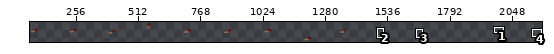
Two states of a sprite sheet, Assets/back_arm.png. Above, an overview of the earlier version with the close-up marked.
Close-up. Before:
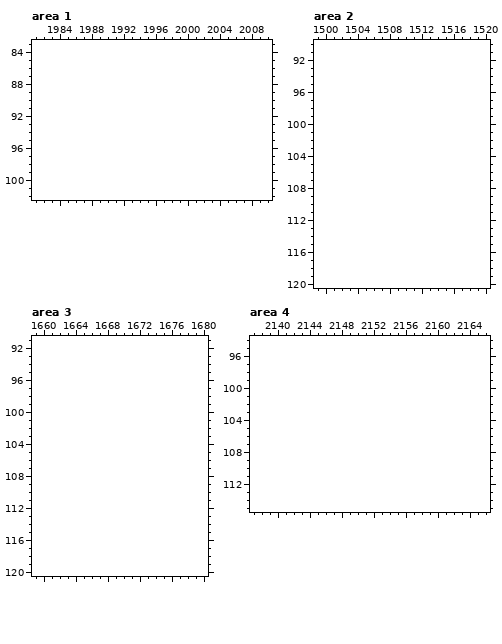
The file is 1440x180 pixels. Shown: area 1: x 1981..2010, y 83..102; area 2: x 1499..1520, y 90..120; area 3: x 1659..1680, y 91..120; area 4: x 2137..2166, y 94..115. The old version is drawn lined up with the new one, on the new canvas. The wide view leaves out empty margins. The commit also changed other parts of the picture, which this record leaves out.
New version:
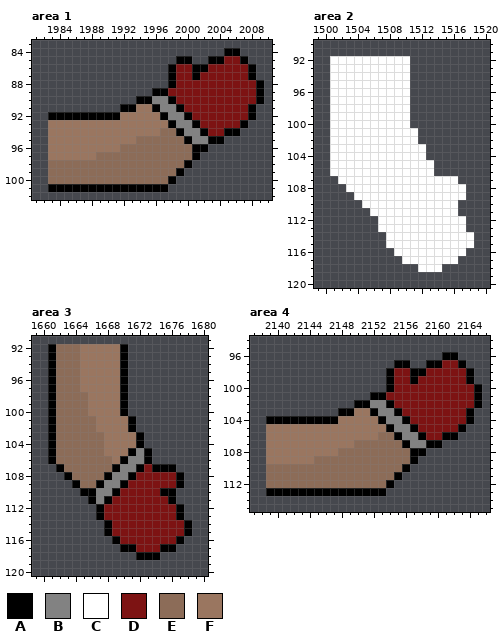
Palette (. is transparent): A #000000  B #828282  C #ffffff  D #7d1313  E #8c6c58  F #9a7660
The exact change:
canvas 1440x180 -> 2240x180
Changed rows in their new state; - is an unchanged pixel.
Area 1:
first column x 1983:
 84 ----------------------AA---
 85 ----------------AA--AADDA--
 86 ---------------ADDAADDDDDA-
 87 ---------------ADDADDDDDDA-
 88 ---------------ADDDDDDDDDDA
 89 -------------AADDDDDDDDDDDA
 90 -----------AABBADDDDDDDDDDA
 91 ---------AAFFABBADDDDDDDDA-
 92 AAAAAAAAAFFFFFABBADDDDDDDA-
 93 FFFFFFFFFFFFFFFABBADDDDDA--
 94 FFFFFFFFFFFFFFEEABBADDAA---
 95 FFFFFFFFFFFEEEEEEABBAA-----
 96 FFFFFFFFFEEEEEEEEEAA-------
 97 FFFFFFEEEEEEEEEEEEA--------
 98 EEEEEEEEEEEEEEEEEA---------
 99 EEEEEEEEEEEEEEEEA----------
100 EEEEEEEEEEEEEEEA-----------
101 AAAAAAAAAAAAAAA------------
Area 2:
first column x 1501:
 92 CCCCCCCCCC--------
 93 CCCCCCCCCC--------
 94 CCCCCCCCCC--------
 95 CCCCCCCCCC--------
 96 CCCCCCCCCC--------
 97 CCCCCCCCCC--------
 98 CCCCCCCCCC--------
 99 CCCCCCCCCC--------
100 CCCCCCCCCC--------
101 CCCCCCCCCCC-------
102 CCCCCCCCCCC-------
103 CCCCCCCCCCCC------
104 CCCCCCCCCCCC------
105 CCCCCCCCCCCCC-----
106 CCCCCCCCCCCCC-----
107 -CCCCCCCCCCCCCCC--
108 --CCCCCCCCCCCCCCC-
109 ---CCCCCCCCCCCCCC-
110 ----CCCCCCCCCCCC--
111 -----CCCCCCCCCCC--
112 ------CCCCCCCCCCC-
113 ------CCCCCCCCCCC-
114 -------CCCCCCCCCCC
115 -------CCCCCCCCCCC
116 --------CCCCCCCCC-
117 ---------CCCCCCC--
118 -----------CCC----
Area 3:
first column x 1661:
 92 AEEEFFFFFA--------
 93 AEEEFFFFFA--------
 94 AEEEFFFFFA--------
 95 AEEEFFFFFA--------
 96 AEEEFFFFFA--------
 97 AEEEFFFFFA--------
 98 AEEEEFFFFA--------
 99 AEEEEFFFFA--------
100 AEEEEFFFFA--------
101 AEEEEEFFFFA-------
102 AEEEEEFFFFA-------
103 AEEEEEEFFFFA------
104 AEEEEEEFFFFA------
105 AEEEEEEFFFABA-----
106 AEEEEEEEFABBA-----
107 -AEEEEEEABBADAAA--
108 --AEEEEABBADDDDDA-
109 ---AEEABBADDDDDDA-
110 ----AABBADDDDDAA--
111 -----ABADDDDDDDA--
112 ------ADDDDDDDDDA-
113 ------ADDDDDDDDDA-
114 -------ADDDDDDDDDA
115 -------ADDDDDDDDDA
116 --------ADDDDDDDA-
117 ---------AADDDAA--
118 -----------AAA----
Area 4:
first column x 2139:
 96 ----------------------AA---
 97 ----------------AA--AADDA--
 98 ---------------ADDAADDDDDA-
 99 ---------------ADDADDDDDDA-
100 ---------------ADDDDDDDDDDA
101 -------------AADDDDDDDDDDDA
102 -----------AABBADDDDDDDDDDA
103 ---------AAFFABBADDDDDDDDA-
104 AAAAAAAAAFFFFFABBADDDDDDDA-
105 FFFFFFFFFFFFFFFABBADDDDDA--
106 FFFFFFFFFFFFFFEEABBADDAA---
107 FFFFFFFFFFFEEEEEEABBAA-----
108 FFFFFFFFFEEEEEEEEEAA-------
109 FFFFFFEEEEEEEEEEEEA--------
110 EEEEEEEEEEEEEEEEEA---------
111 EEEEEEEEEEEEEEEEA----------
112 EEEEEEEEEEEEEEEA-----------
113 AAAAAAAAAAAAAAA------------
Changed places in both close-ups, as pixel boxes (x1, y1, x2, y2):
added: (48, 48, 264, 192)
added: (330, 56, 474, 272)
added: (48, 344, 192, 560)
added: (266, 352, 482, 496)
